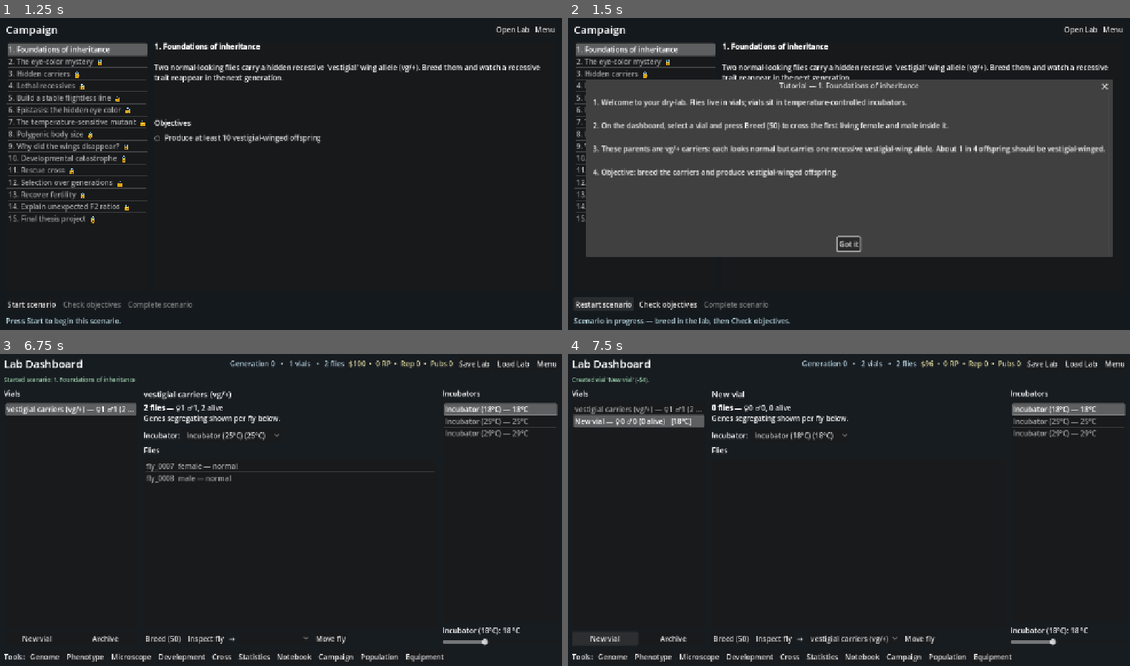
Above: before the commit, frames 1-4 (two rows, left to right).
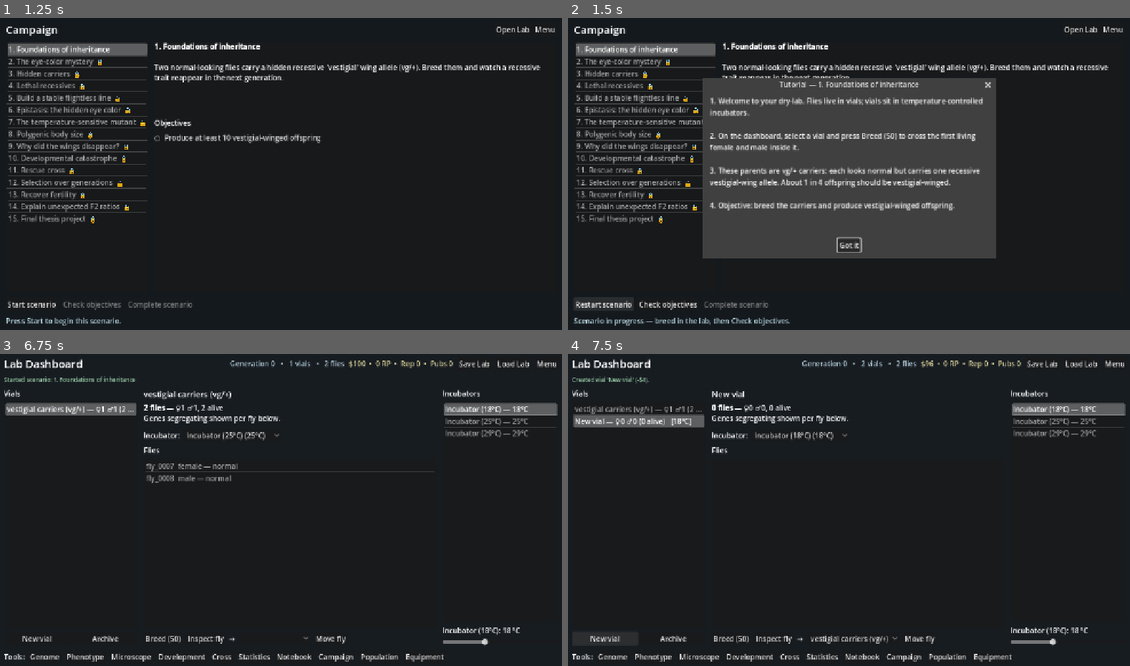
Above: after the commit, the same moments.

Repository: mkhudyakov/flyBase
Game: Godot game, scene res://scenes/MainMenu.tscn
Two runs of this game, one before a commit and one after it. Both use one fixed random seed, a clock stepped at 60 frames per second and the inputs below.
Inputs:
- Up to frame 1 (1.25 s): click "New Campaign" at 0.5 s
- Up to frame 2 (1.5 s): click "Start scenario" at 1.25 s
- Up to frame 3 (6.75 s): click "Restart scenario" at 2 s; click "Restart scenario" at 2.75 s; click "Restart scenario" at 3.5 s; click "Open Lab" at 4.25 s; click "Check objectives" at 5 s; click "Got it" at 5.75 s; click "Open Lab" at 6.5 s
- Up to frame 4 (7.5 s): click "New vial" at 7.25 s

Frame 1 is identical in both runs. In frame 2, 27% of the frame differs, in the area x 3-97%, y 19-78%; in frame 3, less than 0.1%; in frame 4, less than 0.1%.

Commit message:
CHANGE: Text wrap

Diff:
--- a/scenes/CampaignScreen.tscn
+++ b/scenes/CampaignScreen.tscn
@@ -70,6 +70,7 @@
 
 [node name="Scroll" type="ScrollContainer" parent="Margin/Root/HBox/DetailPanel"]
 layout_mode = 2
+horizontal_scroll_mode = 0
 
 [node name="DetailVBox" type="VBoxContainer" parent="Margin/Root/HBox/DetailPanel/Scroll"]
 layout_mode = 2
@@ -125,6 +126,7 @@
 title = "Tutorial"
 size = Vector2i(640, 360)
 ok_button_text = "Got it"
+dialog_autowrap = true
 
 [connection signal="item_selected" from="Margin/Root/HBox/ScenarioList" to="." method="_on_scenario_list_item_selected"]
 [connection signal="pressed" from="Margin/Root/TopBar/OpenLabButton" to="." method="_on_open_lab_pressed"]
--- a/scripts/ui/CampaignScreen.gd
+++ b/scripts/ui/CampaignScreen.gd
@@ -105,6 +105,7 @@
 		var row := Label.new()
 		var mark := "✓" if complete else "○"
 		row.text = "%s  %s" % [mark, Loc.objective_text(s, i, "desc")]
+		row.autowrap_mode = TextServer.AUTOWRAP_WORD_SMART
 		row.add_theme_color_override("font_color",
 			Color(0.56, 0.84, 0.63) if complete else Color(0.85, 0.85, 0.85))
 		_objectives_box.add_child(row)
@@ -112,6 +113,7 @@
 		if is_current and progress != "":
 			var prog := Label.new()
 			prog.text = "      %s" % progress
+			prog.autowrap_mode = TextServer.AUTOWRAP_WORD_SMART
 			prog.add_theme_color_override("font_color", Color(0.6, 0.65, 0.7))
 			prog.add_theme_font_size_override("font_size", 12)
 			_objectives_box.add_child(prog)
@@ -153,6 +155,7 @@
 	var text := ""
 	for i in steps.size():
 		text += "%d. %s\n\n" % [i + 1, steps[i]]
+	_tutorial.dialog_autowrap = true
 	_tutorial.title = "%s — %s" % [tr("Tutorial"), Loc.scenario_text(s, "title")]
 	_tutorial.dialog_text = text
 	_tutorial.popup_centered(Vector2i(640, 360))
